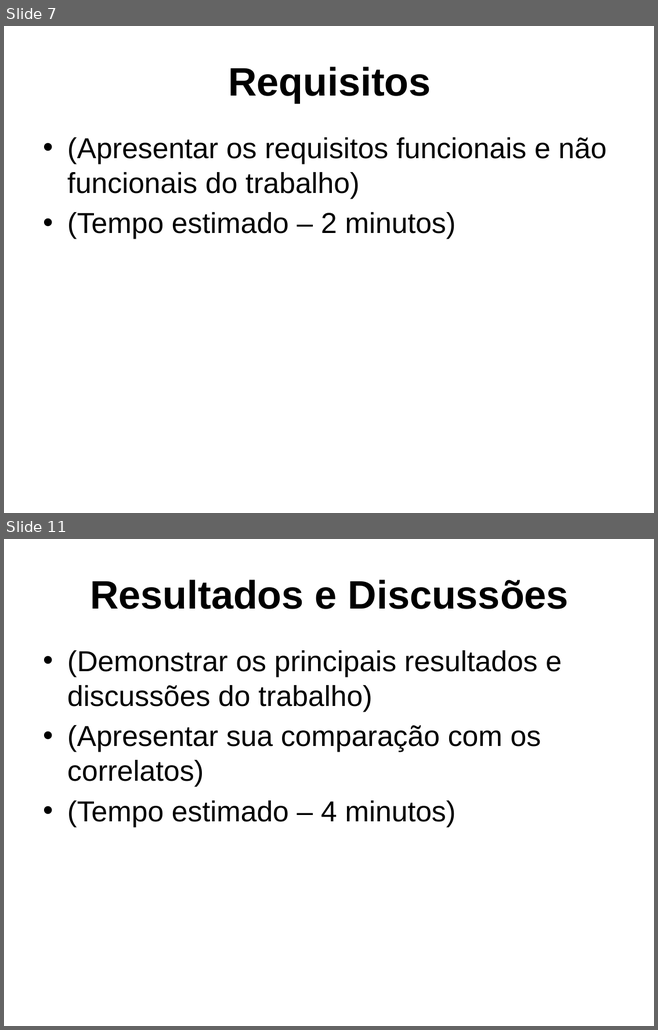
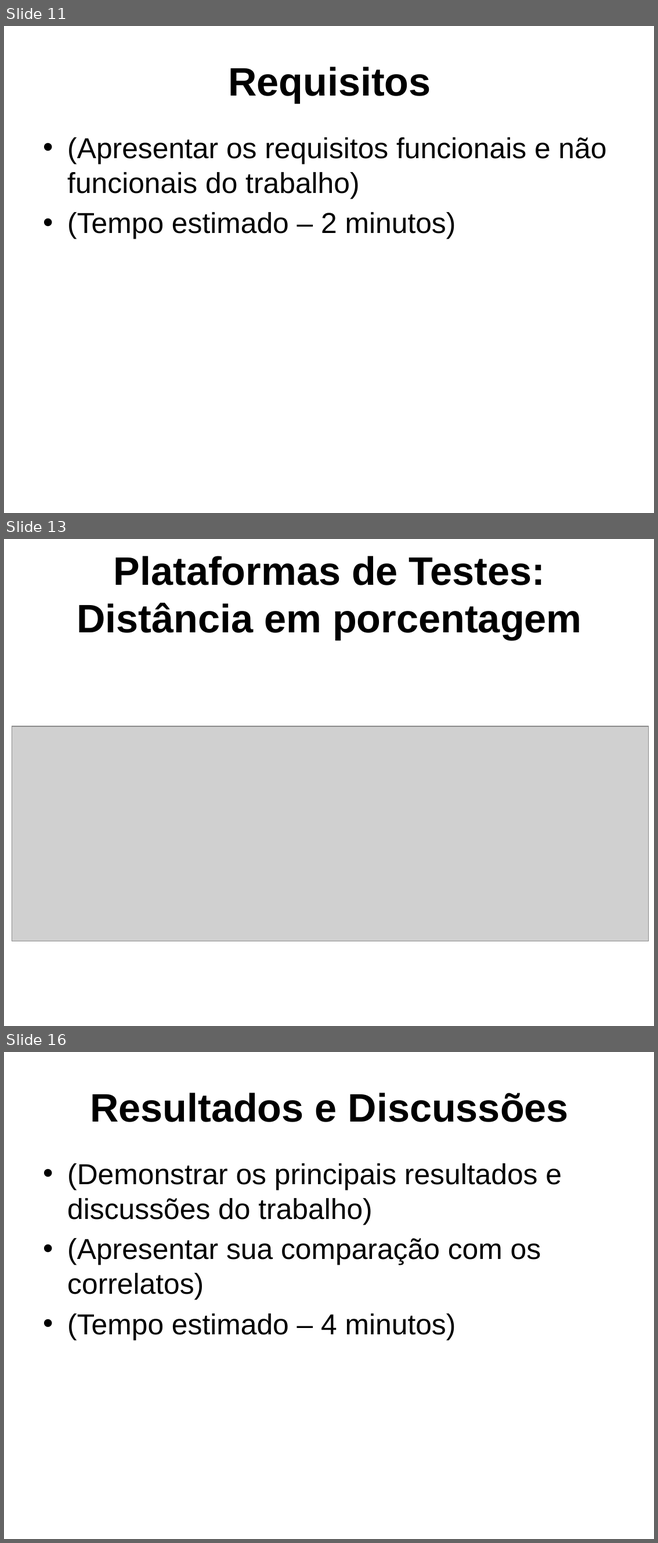
Before and after one commit to dalton-reis/tcc_bcc_2018_2_drkrause_DjonathanRafaelKrause, a slide deck: Textos/ApresentacaoTCC-DjonathanKrause.pptx. Shown one above the other, each under a label of ours: slides 7 and 11 before the commit, slides 11, 13 and 16 after it; the slides between them are not shown. The pictures are 658x1030 and 658x1543 pixels, drawn with LibreOffice and Linux fonts; fonts in the diff are those of the drawing; grey boxes stand for pictures; background and template pictures are left out. Boxes give left, top, right and bottom in pixels: in the first picture for what was removed or moved away, otherwise in the second. Text is boxed around its words. In the diff, an @@ line names an element or a change of style, - is before the commit and + after.

```diff
--- a/Textos/ApresentacaoTCC-DjonathanKrause.pptx
+++ b/Textos/ApresentacaoTCC-DjonathanKrause.pptx
@@ slide 13 added at bbox=[4, 539, 654, 1026], background picture (left out) @@
@@ title added at bbox=[76, 556, 581, 640], 44 pt, text #000000, bold @@
+Plataformas de Testes: Distância em porcentagem
@@ picture added at bbox=[12, 726, 648, 941] @@
@@ what was slide 7 is now slide 11 @@
@@ what was slide 11 is now slide 16 @@
```
Also in this commit, not shown: 5 slides changed, 8 other slides added, 4 slides removed, 4 other files.
